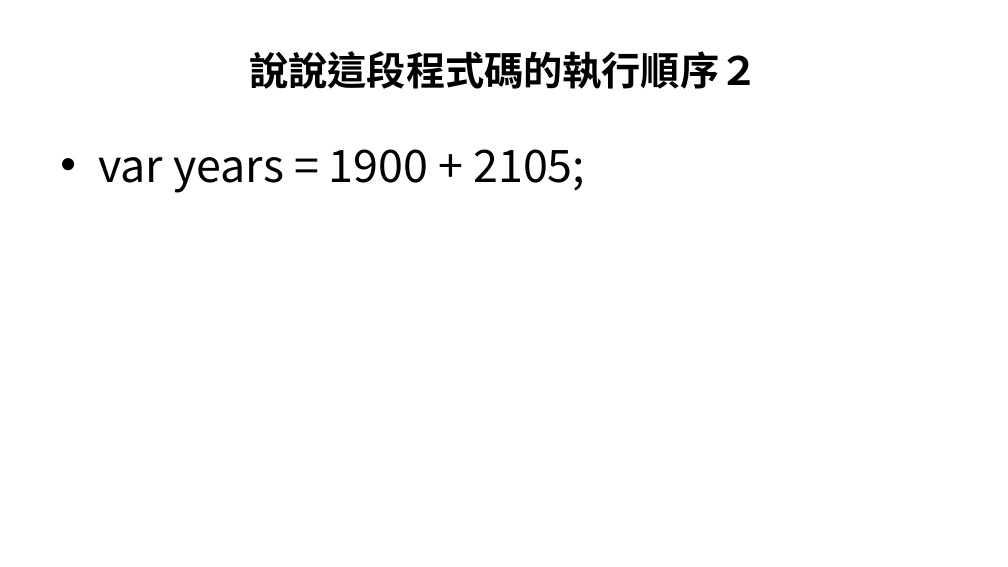
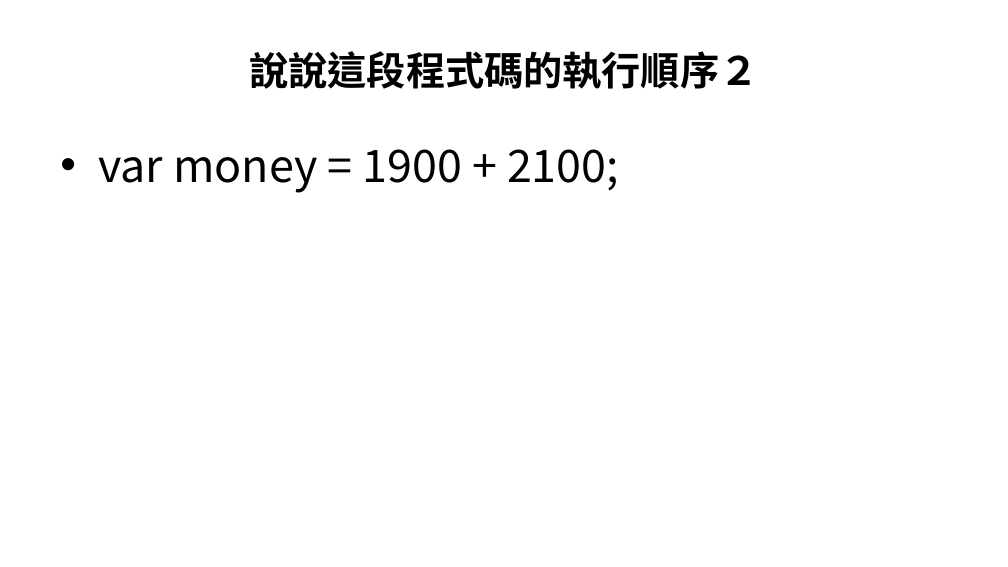
Before and after one commit to allen8101070/JavaScript-PPT, a slide deck: slide 43 of javaScript.pptx (slide 42 before the commit). Drawn at 1008x567 pixels with LibreOffice and Linux fonts; fonts in the diff are those of the drawing. Boxes give left, top, right and bottom in pixels: in the first picture for what was removed or moved away, otherwise in the second. Text is boxed around its words. In the diff, an @@ line names an element or a change of style, - is before the commit and + after.

```diff
--- a/javaScript.pptx
+++ b/javaScript.pptx
@@ text at (98, 149, 619, 193): text changed @@
-• var years = 1900 + 2105;
+• var money = 1900 + 2100;
```
Also in this commit, not shown: 6 other slides changed, 23 slides added, 1 slide removed.
